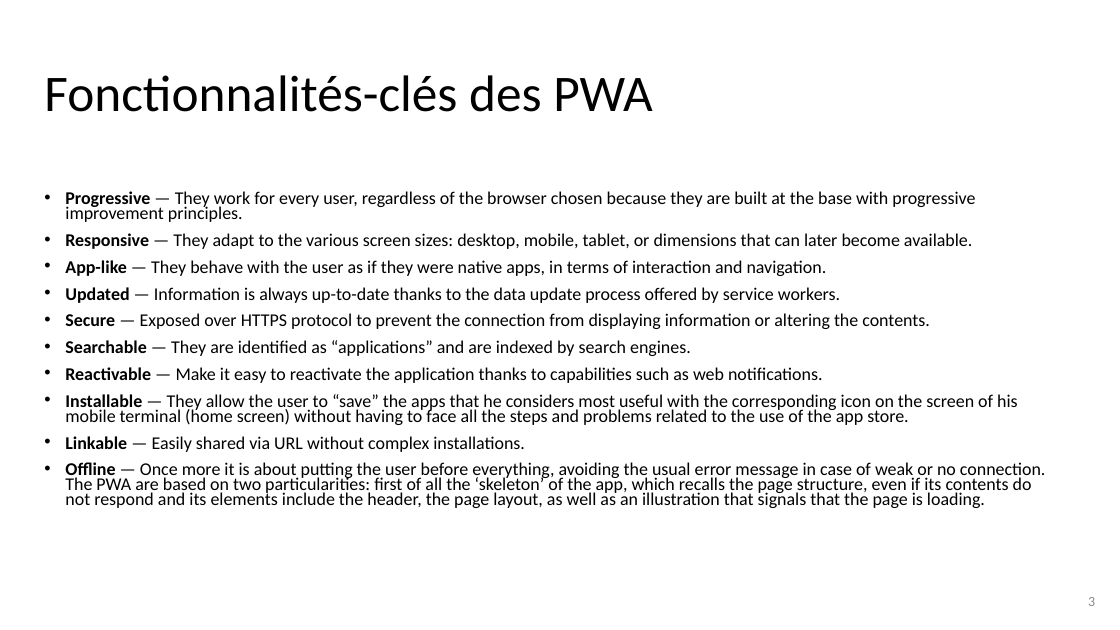
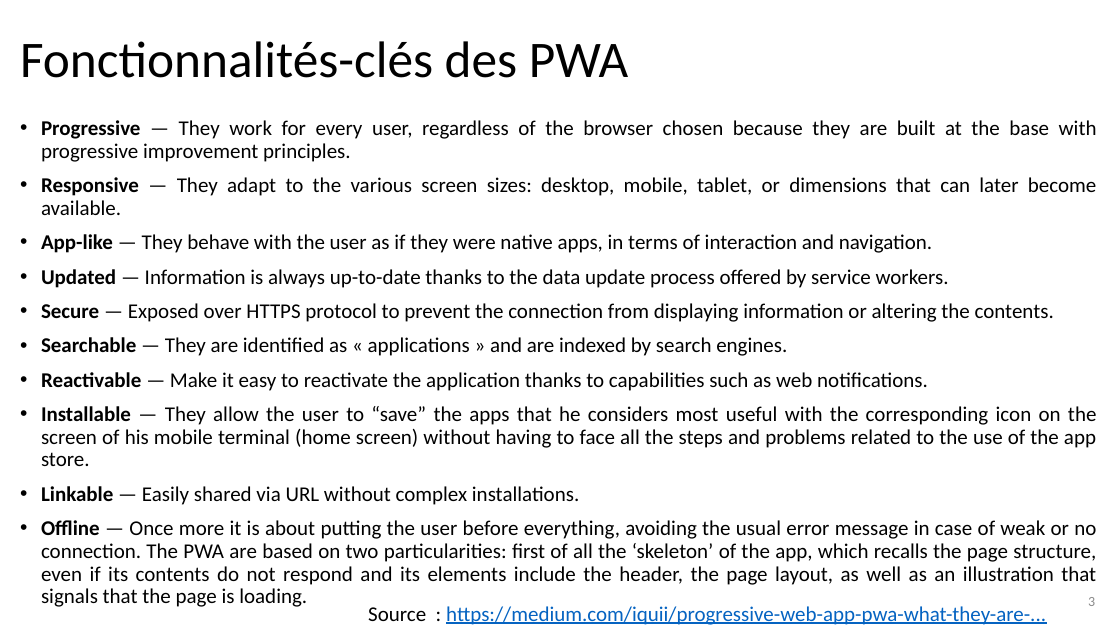
Before and after one commit to fdadeau/scanettePWA, a slide deck: slide 3 of sujet/PWA.pptx. Drawn at 1120x630 pixels with LibreOffice and Linux fonts; fonts in the diff are those of the drawing; background and template pictures are left out. Boxes give left, top, right and bottom in pixels: in the first picture for what was removed or moved away, otherwise in the second. Text is boxed around its words. In the diff, an @@ line names an element or a change of style, - is before the commit and + after.

```diff
--- a/sujet/PWA.pptx
+++ b/sujet/PWA.pptx
@@ title "Fonctionnalités-clés des PWA": place and size @@
-title "Fonctionnalités-clés des PWA" at bbox=[44, 75, 653, 112]
+title "Fonctionnalités-clés des PWA" at bbox=[20, 41, 629, 78]
@@ text "Progressive — They work for ...": place and size @@
-text "Progressive — They work for ..." at bbox=[65, 191, 1046, 508]
+text "Progressive — They work for ..." at bbox=[41, 120, 1097, 607]
@@ text at bbox=[41, 120, 1097, 607]: size 15.4 to 18 pt; alignment left to justified; line spacing 0.7 to 0.9 @@
@@ text at bbox=[41, 337, 787, 356]: text changed; size 15.4 to 18 pt @@
-• Searchable — They are identified as “applications” and are indexed by search engines.
+• Searchable — They are identified as « applications » and are indexed by search engines.
@@ text added at bbox=[368, 606, 1046, 625], 18 pt, text #0563C1, underline @@
+Source : https://medium.com/iquii/progressive-web-app-pwa-what-they-are-...
```
Also in this commit, not shown: 1 other slide changed, 1 slide added, 1 slide removed, 1 other file.
